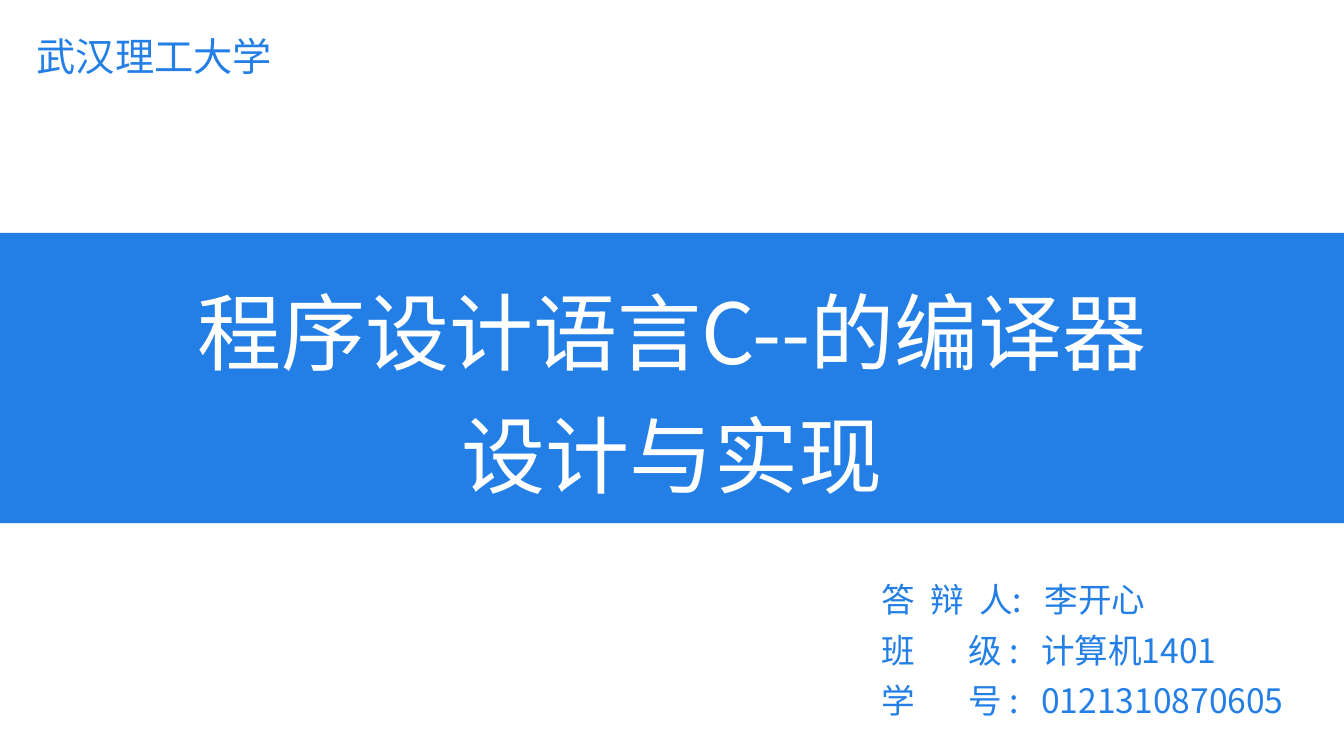
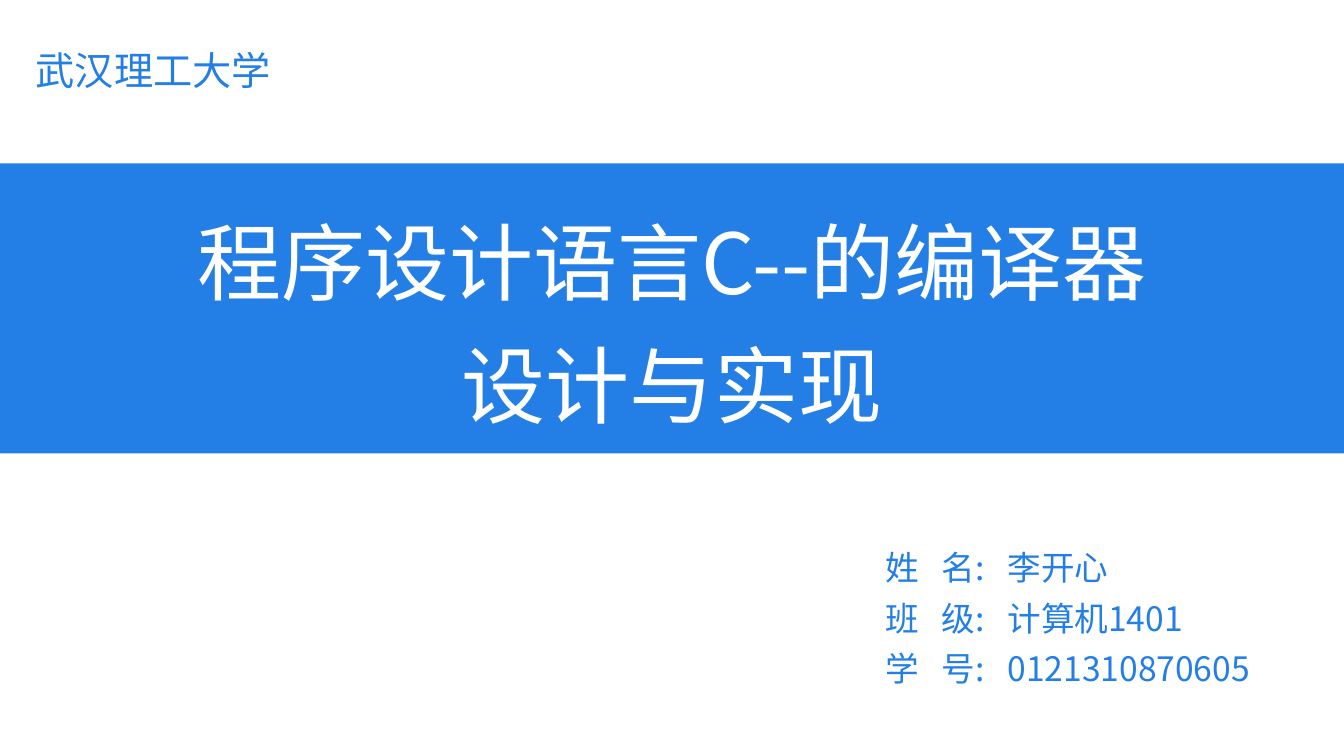
Before and after one commit to kkli28/cc, a slide deck: slide 1 of 论文相关/答辩ppt.pptx. Drawn at 1344x756 pixels with LibreOffice and Linux fonts; fonts in the diff are those of the drawing. Boxes give left, top, right and bottom in pixels: in the first picture for what was removed or moved away, otherwise in the second. Text is boxed around its words. In the diff, an @@ line names an element or a change of style, - is before the commit and + after.

```diff
--- a/论文相关/答辩ppt.pptx
+++ b/论文相关/答辩ppt.pptx
@@ text "武汉理工大学" moved from (x1=37, y1=38, x2=272, y2=74) to (x1=36, y1=52, x2=271, y2=88) @@
@@ rectangle moved from (x1=0, y1=233, x2=1344, y2=523) to (x1=0, y1=163, x2=1344, y2=454) @@
@@ text "程序设计语言C--的编译器" moved from (x1=197, y1=293, x2=1146, y2=494) to (x1=197, y1=223, x2=1146, y2=424) @@
@@ text at (x1=886, y1=551, x2=1249, y2=684): text changed @@
-答 辩 人: 李开心
-班 级 : 计算机1401
-学 号 : 0121310870605
+姓 名: 李开心
+班 级: 计算机1401
+学 号: 0121310870605
```
Also in this commit, not shown: 10 other slides changed, 3 other files.
